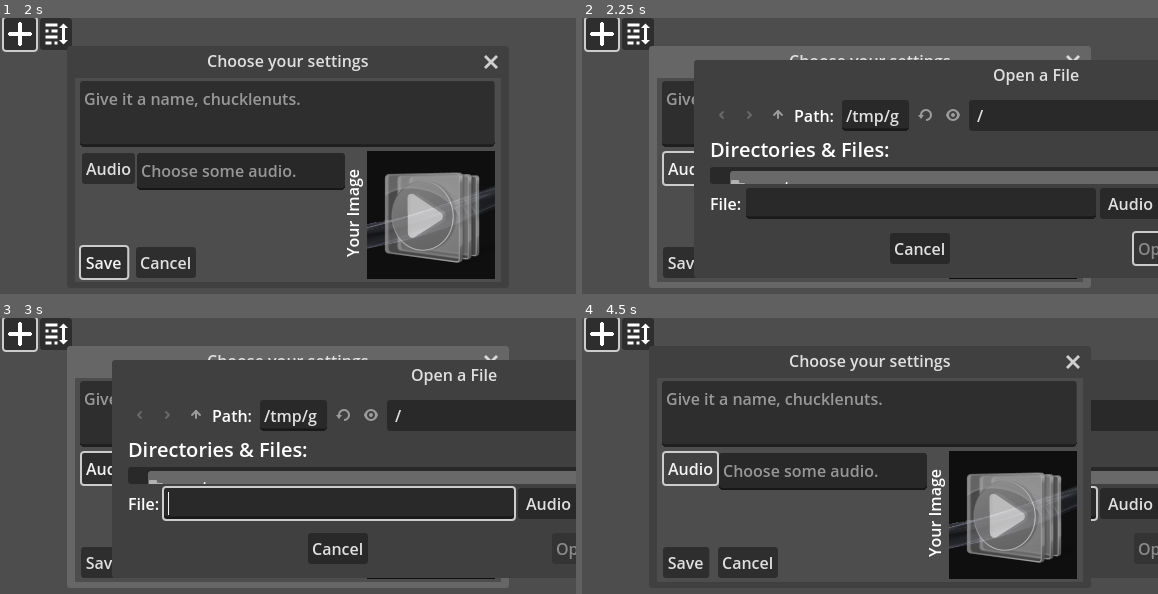
Above: before the commit, frames 1-4 (two rows, left to right).
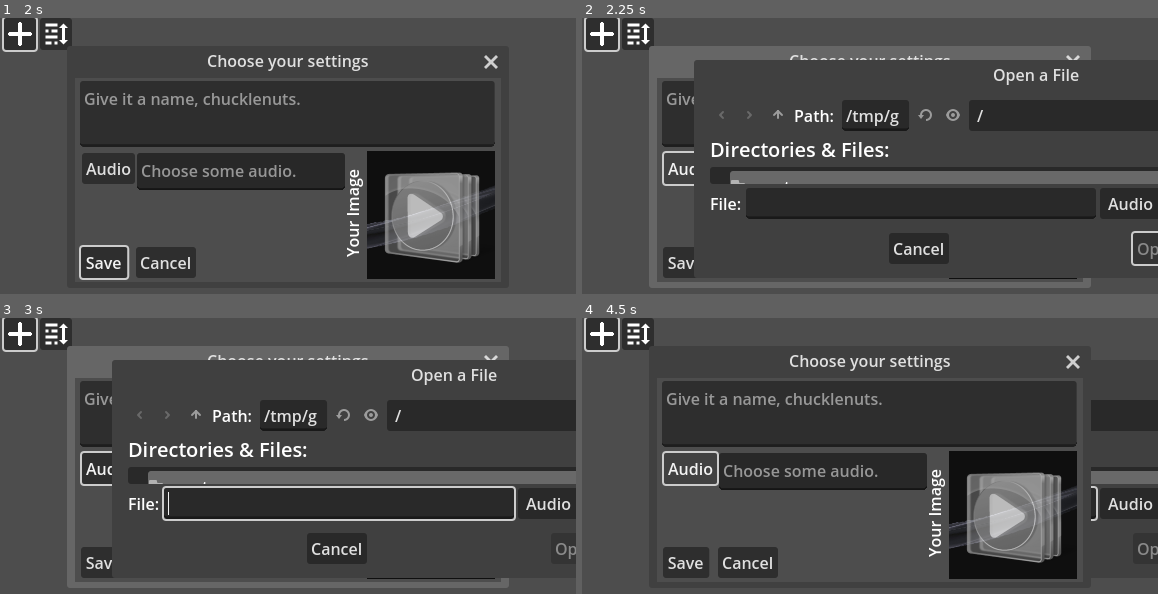
Above: after the commit, the same moments.

Repository: Pacomatic1/Pacos_Simple_GD_Soundboard
Game: Godot game, scene res://assets/scenes/playloadwindow/playaudiowindow.tscn
Same seed, same stepped clock (60 frames per second), same inputs: the game is played once before the commit and once after it.
Inputs (mouse positions are in pixels of both pictures, inside the frame that each line leads up to):
- Up to frame 1 (2 s): click (17, 34) at 0.5 s; click (288, 114) at 1.27 s; type "Alex" at 1.35 s
- Up to frame 2 (2.25 s): click "Audio" at 2 s
- Up to frame 3 (3 s): click (432, 513) at 2.75 s
- Up to frame 4 (4.5 s): click (599, 334) at 3.5 s; click "Audio" at 4.25 s

Frame 1 is identical in both runs. In frame 2, 0.3% of the frame differs, in the area x 54-100%, y 77-90%; in frame 3, 0.2%; in frame 4, less than 0.1%.

Commit message:
*sigh* You may now choose only mp3s.
I can't convert AudioStreams between formats. So they're all mp3s.

:(

Diff:
--- a/assets/scenes/audiocustomizewindow/audiocustomizewindow.gd
+++ b/assets/scenes/audiocustomizewindow/audiocustomizewindow.gd
@@ -33,7 +33,7 @@
 var audio_file_selected_has_been_connected
 func when_audiosel_button_pressed():
 	add_child(audio_file_dialog.instantiate())
-	$"AudioDialog".add_filter("*.ogg, *.wav, *.mp3","Audio Files")
+	$"AudioDialog".add_filter("*.mp3","Audio Files")
 	if not audio_file_selected_has_been_connected:
 		$"AudioDialog".file_selected.connect(when_audio_file_selected)
 		audio_file_selected_has_been_connected = true
--- a/assets/scenes/globalmodule/globalthingscode.gd
+++ b/assets/scenes/globalmodule/globalthingscode.gd
@@ -39,6 +39,10 @@
 	print("Save complete.")
 	emit_signal("sound_has_been_saved")
 	print("You can find the sound at " + "user://profiles/" + CurrentProfile + "/soundeffects/" + UniqueSoundID + '/')
+
+
+
+
 func PlayAudioFile(pathtofile: String):
 	# Call this function, with whatever path you desire. Then it will do the thing.
 	# By the way, the path can come from anywhere, like the root of the drive. Yay!
